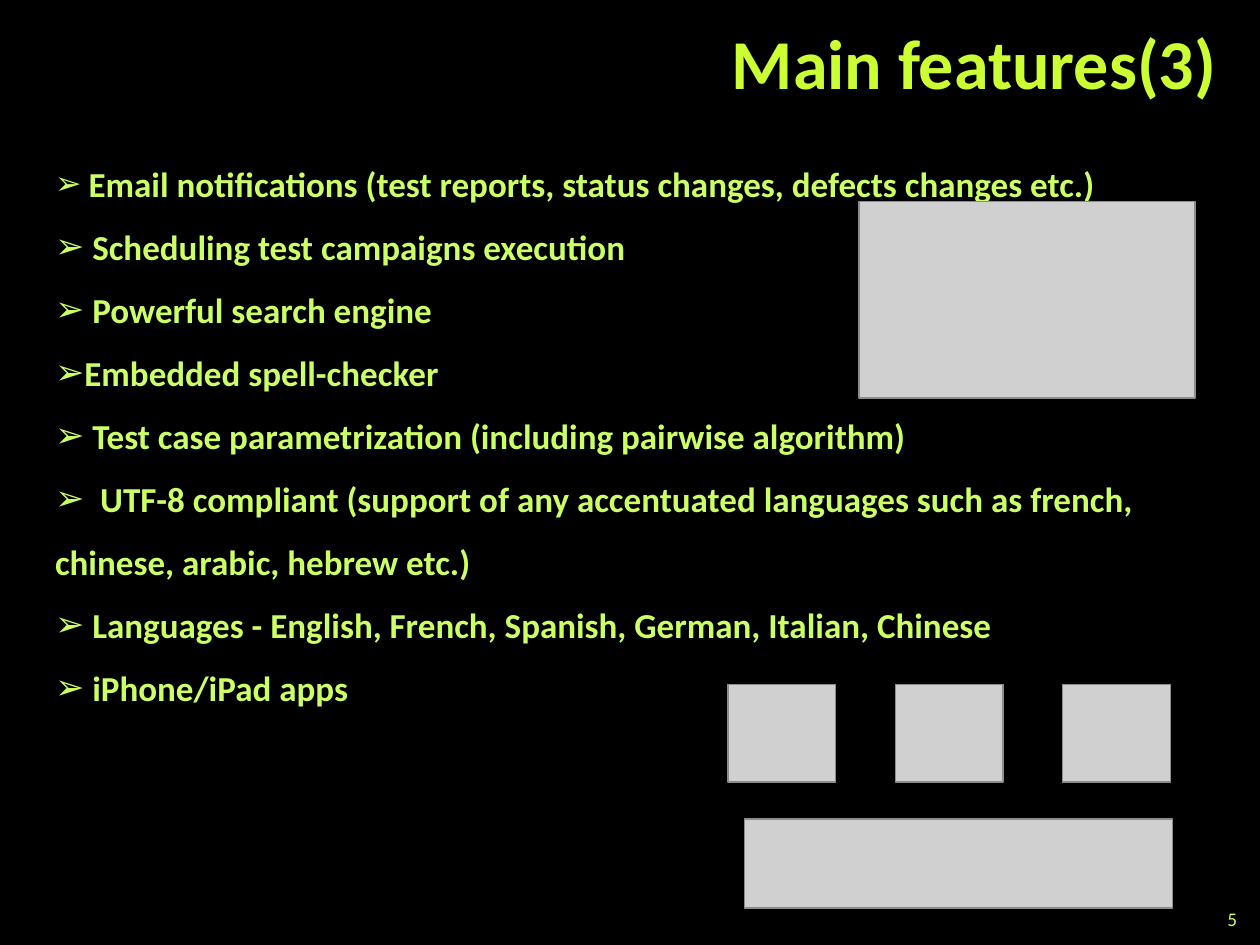
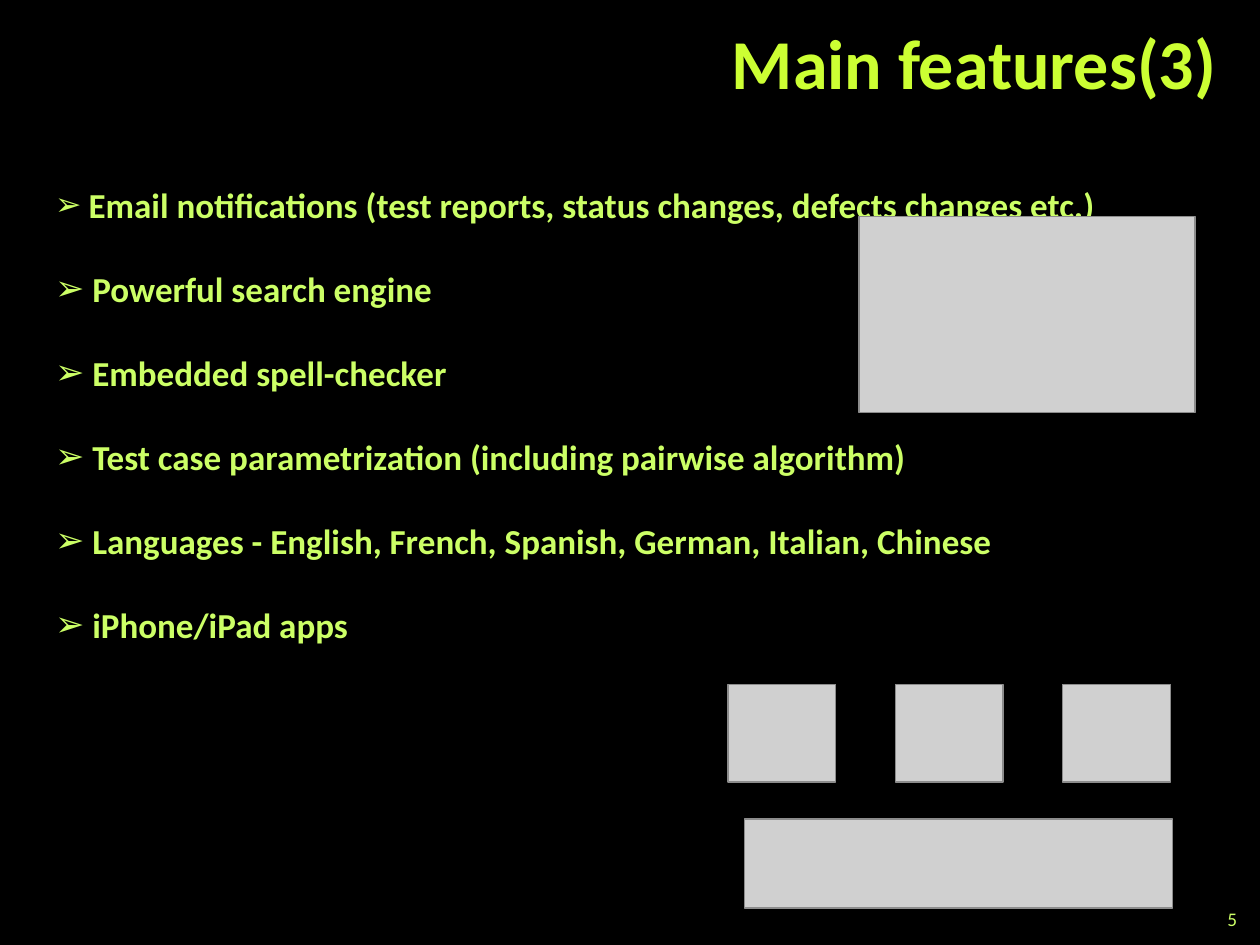
Before and after one commit to eandmir/TeamStarofSierraLeone, a slide deck: slide 5 of XStudio Test management tool.pptx. Drawn at 1260x945 pixels with LibreOffice and Linux fonts; fonts in the diff are those of the drawing; grey boxes stand for pictures; background and template pictures are left out. Boxes give left, top, right and bottom in pixels: in the first picture for what was removed or moved away, otherwise in the second. Text is boxed around its words. In the diff, an @@ line names an element or a change of style, - is before the commit and + after.

```diff
--- a/XStudio Test management tool.pptx
+++ b/XStudio Test management tool.pptx
@@ text "Email notifications (test reports, status ..." at bbox=[89, 189, 1094, 644]: line spacing 1.5 to 2 @@
@@ text at bbox=[92, 235, 625, 266]: paragraph removed @@
-➢ Scheduling test campaigns execution
@@ picture: place and size @@
-picture at bbox=[859, 202, 1196, 398]
+picture at bbox=[859, 217, 1196, 413]
@@ text at bbox=[55, 486, 1132, 580]: paragraph removed @@
-➢ UTF-8 compliant (support of any accentuated languages such as french, chinese, arabic, hebrew etc.)
```
Also in this commit, not shown: 3 other slides changed.
